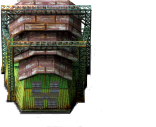
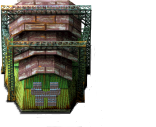
Revision of a layered 156px x 127px image; what changed, layer by layer:
renamed "Pasted Layer #1" to "Pasted Layer", painted on it over [31, 81, 61, 108]
